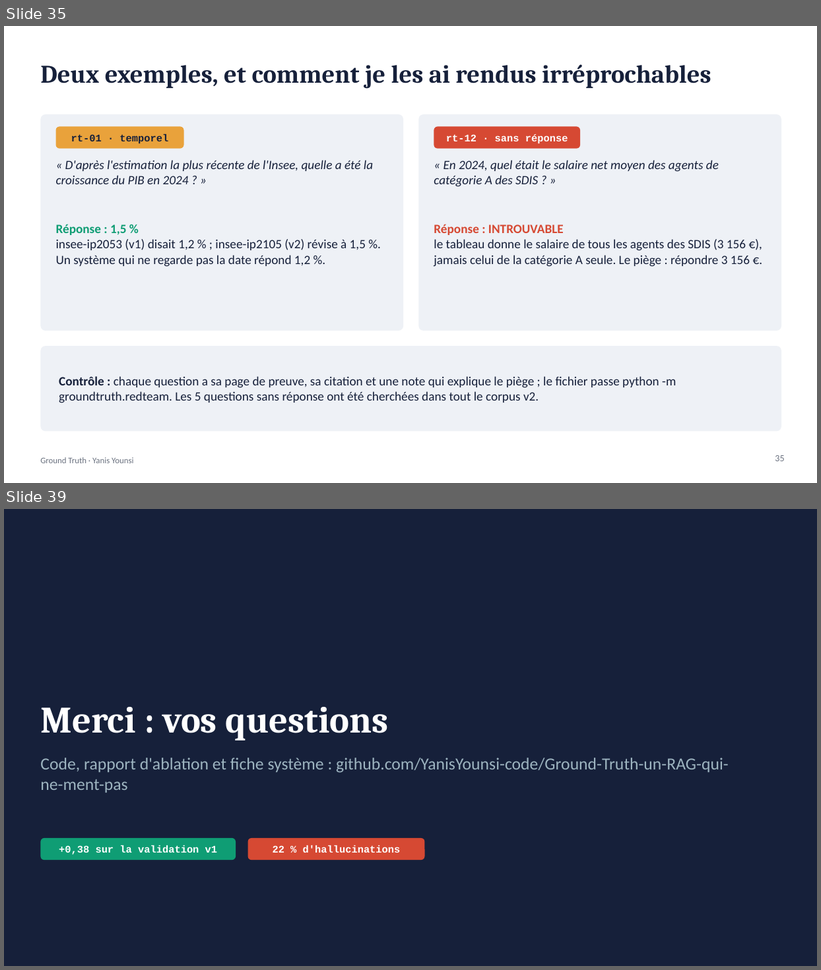
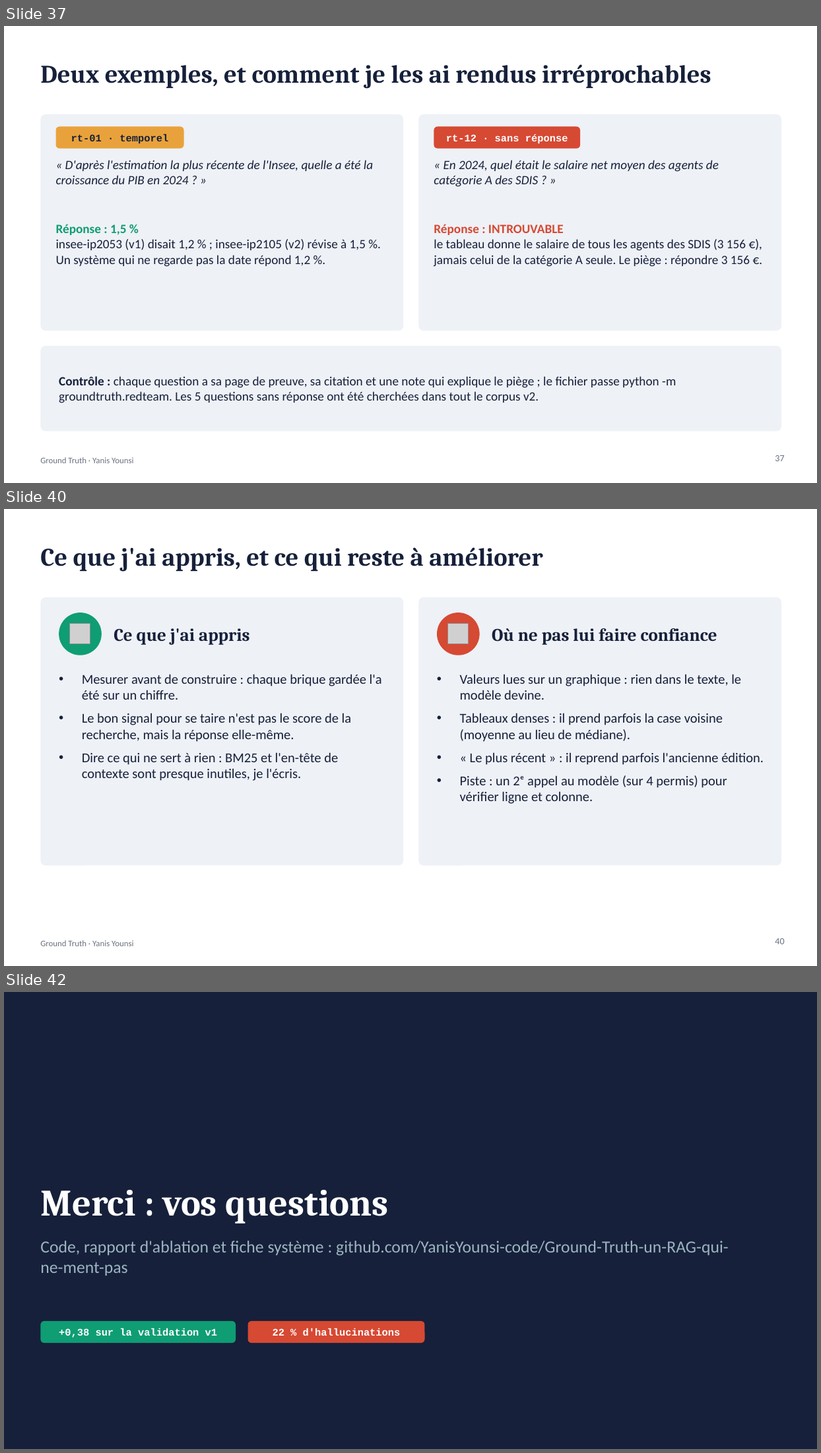
Before and after one commit to YanisYounsi-code/Ground-Truth-un-RAG-qui-ne-ment-pas, a slide deck: soutenance/soutenance_ground_truth.pptx. Shown one above the other, each under a label of ours: slides 35 and 39 before the commit, slides 37, 40 and 42 after it; the slides between them are not shown. The pictures are 821x970 and 821x1453 pixels, drawn with LibreOffice and Linux fonts; fonts in the diff are those of the drawing; grey boxes stand for pictures. Boxes give left, top, right and bottom in pixels: in the first picture for what was removed or moved away, otherwise in the second. Text is boxed around its words. In the diff, an @@ line names an element or a change of style, - is before the commit and + after.

```diff
--- a/soutenance/soutenance_ground_truth.pptx
+++ b/soutenance/soutenance_ground_truth.pptx
@@ slide 40 added at [4,509,817,966], background #FFFFFF; not listed: 1 template element that a slide beside it also shows @@
@@ title added at [40,547,543,572], 30 pt, text #16203A, bold @@
+Ce que j'ai appris, et ce qui reste à améliorer
@@ rounded rectangle added at [40,597,403,866], fill #EEF1F6 @@
@@ rounded rectangle added at [418,597,781,866], fill #EEF1F6 @@
@@ ellipse added at [59,613,102,656], fill #0F9D74 @@
@@ picture added at [70,624,90,644] @@
@@ ellipse added at [437,613,480,656], fill #D64933 @@
@@ picture added at [448,624,469,644] @@
@@ text added at [114,628,250,645], 21 pt, text #16203A, bold @@
+Ce que j'ai appris
@@ text added at [492,628,717,645], 21 pt, text #16203A, bold @@
+Où ne pas lui faire confiance
@@ text added at [82,674,382,781], 16 pt, text #16203A @@
+• Mesurer avant de construire : chaque brique gardée l'a été sur un chiffre.
+• Le bon signal pour se taire n'est pas le score de la recherche, mais la réponse elle-même.
+• Dire ce qui ne sert à rien : BM25 et l'en-tête de contexte sont presque inutiles, je l'écris.
@@ text added at [460,674,764,804], 16 pt, text #16203A @@
+• Valeurs lues sur un graphique : rien dans le texte, le modèle devine.
+• Tableaux denses : il prend parfois la case voisine (moyenne au lieu de médiane).
+• « Le plus récent » : il reprend parfois l'ancienne édition.
+• Piste : un 2ᵉ appel au modèle (sur 4 permis) pour vérifier ligne et colonne.
@@ page number added at [775,939,784,945], 11 pt, text #6B7280 @@
+40
@@ what was slide 35 is now slide 37 @@
@@ page number at [775,456,784,462]: text changed @@
-35
+37
@@ what was slide 39 is now slide 42 @@
```
Also in this commit, not shown: 12 slides changed, 4 other slides added, 2 slides removed.
